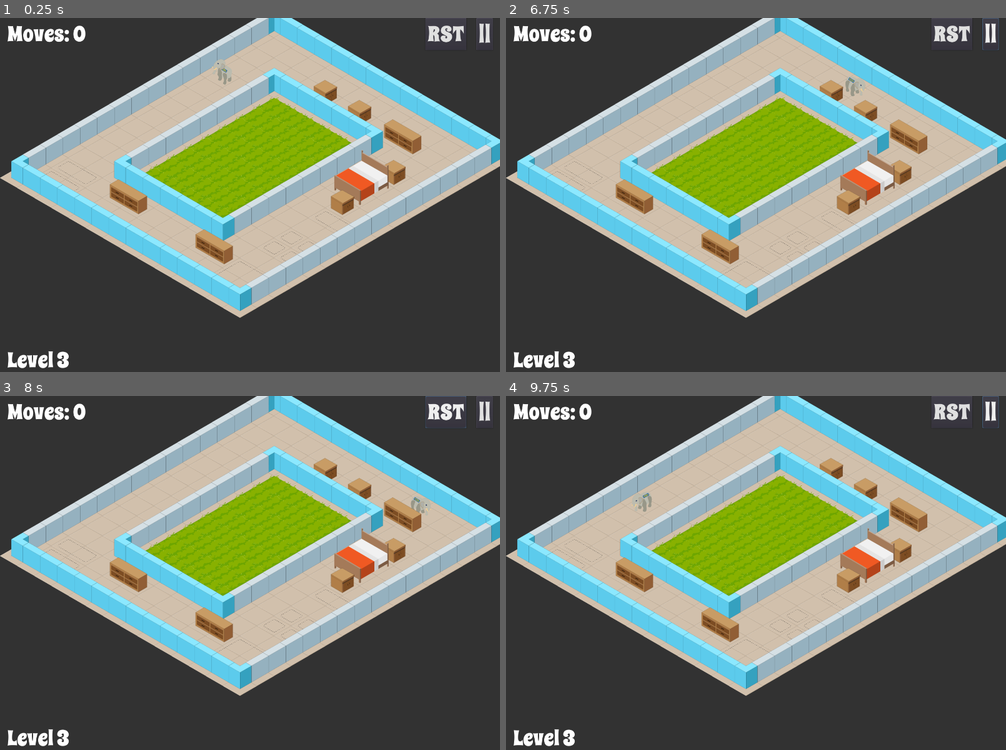
Above: before the commit, frames 1-4 (two rows, left to right).
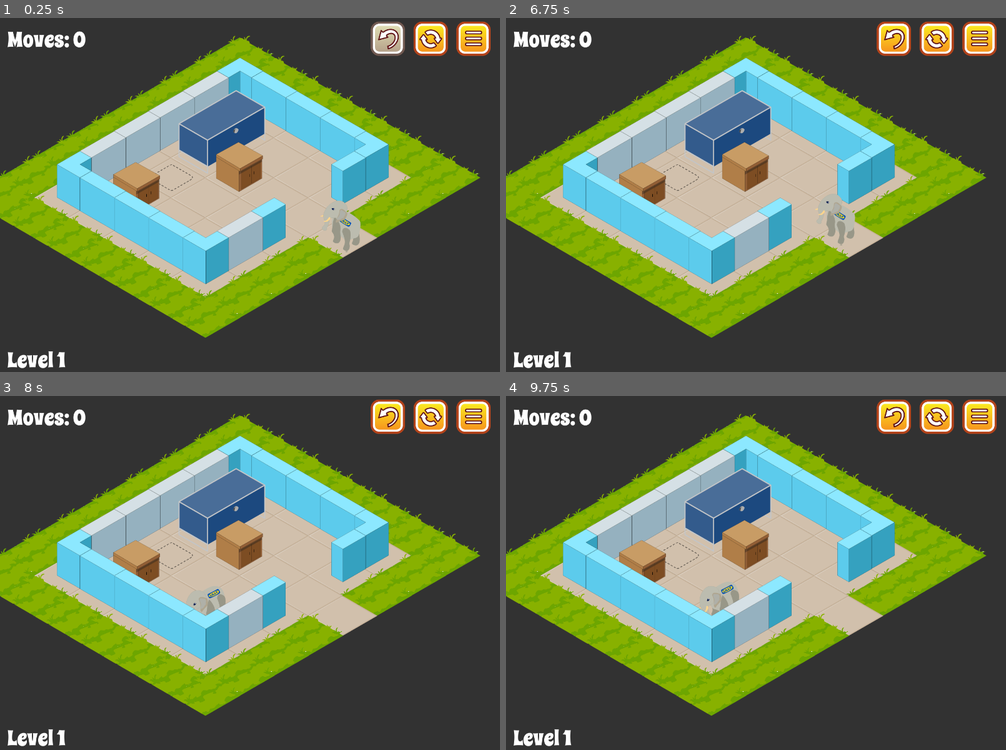
Above: after the commit, the same moments.

Repository: tripodsan/elephant-game
Game: Godot game, scene res://main.tscn
Same seed, same stepped clock (60 frames per second), same inputs: the game is played once before the commit and once after it.
Inputs (mouse positions are in pixels of both pictures, inside the frame that each line leads up to; where the layout moved, square brackets give the same spot in the first picture):
- Up to frame 1 (0.25 s): no input
- Up to frame 2 (6.75 s): click (936, 39) [951, 35] at 0.5 s; click (981, 39) [991, 35] at 1.25 s; click (936, 39) [951, 35] at 2 s; click (936, 39) [951, 35] at 2.75 s; tap Enter at 3.5 s; move the mouse to (866, 177) at 3.52 s; hold Right (move_right) 3.53-4.25 s; hold Z (ui_undo, bound only after the commit) 3.53-4.25 s; click (866, 177) at 3.67 s; click (896, 39) at 4.27 s; move the mouse to (656, 212) at 5.02 s; hold Down (move_down) 5.03-5.78 s; tap Z (ui_undo, bound only after the commit) at 5.1, 6.6 s; click (656, 212) at 5.17 s; move the mouse to (806, 117) at 5.77 s; hold Right (move_right) 5.78-6.53 s; hold Z (ui_undo, bound only after the commit) 5.78-6.53 s; click (806, 117) at 5.92 s; tap Space at 6.5 s; move the mouse to (731, 269) at 6.52 s; hold W (move_up) from 6.53 s (still down); click (731, 269) at 6.67 s
- Up to frame 3 (8 s): move the mouse to (400, 629) at 7.27 s; release W (move_up) at 7.28 s; hold Left (move_left) from 7.28 s (still down); hold Z (ui_undo, bound only after the commit) from 7.28 s (still down); click (400, 629) at 7.42 s
- Up to frame 4 (9.75 s): tap Enter at 8 s; move the mouse to (606, 519) at 8.02 s; release Z (ui_undo, bound only after the commit) at 8.03 s; tap Z (ui_undo, bound only after the commit) at 8.1, 9.6 s; click (606, 519) at 8.17 s; move the mouse to (781, 573) at 8.77 s; release Left (move_left) at 8.78 s; hold Down (move_down) 8.78-9.53 s; hold Z (ui_undo, bound only after the commit) 8.78-9.53 s; click (781, 573) at 8.92 s; move the mouse to (681, 484) at 9.52 s; hold Right (move_right) from 9.53 s (still down); click (681, 484) at 9.67 s

The runs differ from the first frame. In frame 1, 50% of the frame differs, in the area x 0-100%, y 0-99%; in frame 2, 50%; in frame 3, 50%; in frame 4, 50%.

Commit message:
adding undo and buttons

Diff:
--- a/main.tscn
+++ b/main.tscn
@@ -1,9 +1,21 @@
-[gd_scene load_steps=6 format=2]
+[gd_scene load_steps=18 format=2]
 
 [ext_resource path="res://levels/level0.tscn" type="PackedScene" id=1]
 [ext_resource path="res://scripts/hud.gd" type="Script" id=2]
+[ext_resource path="res://assets/ui/restart-pres.png" type="Texture" id=3]
 [ext_resource path="res://scripts/game.gd" type="Script" id=4]
 [ext_resource path="res://themes/hud.tres" type="Theme" id=5]
+[ext_resource path="res://assets/ui/restart-hov.png" type="Texture" id=6]
+[ext_resource path="res://assets/ui/restart-def.png" type="Texture" id=7]
+[ext_resource path="res://assets/ui/restart-dis.png" type="Texture" id=8]
+[ext_resource path="res://assets/ui/menu-def.png" type="Texture" id=9]
+[ext_resource path="res://assets/ui/menu-pres.png" type="Texture" id=10]
+[ext_resource path="res://assets/ui/menu-hov.png" type="Texture" id=11]
+[ext_resource path="res://assets/ui/menu-dis.png" type="Texture" id=12]
+[ext_resource path="res://assets/ui/undo-pres.png" type="Texture" id=13]
+[ext_resource path="res://assets/ui/undo-hov.png" type="Texture" id=14]
+[ext_resource path="res://assets/ui/undo-dis.png" type="Texture" id=15]
+[ext_resource path="res://assets/ui/undo-def.png" type="Texture" id=16]
 
 [sub_resource type="StyleBoxEmpty" id=1]
 
@@ -15,71 +27,111 @@
 [node name="game_screen" type="Control" parent="canvas"]
 anchor_right = 1.0
 anchor_bottom = 1.0
+mouse_filter = 2
 script = ExtResource( 2 )
 
 [node name="hud" type="MarginContainer" parent="canvas/game_screen"]
 anchor_right = 1.0
 anchor_bottom = 1.0
+mouse_filter = 2
 custom_constants/margin_right = 20
+custom_constants/margin_top = 10
 custom_constants/margin_left = 20
 
 [node name="GridContainer" type="VBoxContainer" parent="canvas/game_screen/hud"]
 margin_left = 20.0
+margin_top = 10.0
 margin_right = 1380.0
 margin_bottom = 1000.0
+mouse_filter = 2
 
 [node name="HBoxContainer" type="HBoxContainer" parent="canvas/game_screen/hud/GridContainer"]
 margin_right = 1360.0
-margin_bottom = 90.0
+margin_bottom = 102.0
+mouse_filter = 2
 
 [node name="labMoves" type="Label" parent="canvas/game_screen/hud/GridContainer/HBoxContainer"]
-margin_top = 3.0
+margin_top = 9.0
 margin_right = 221.0
-margin_bottom = 87.0
+margin_bottom = 93.0
 theme = ExtResource( 5 )
 text = "Moves: 0"
 
 [node name="spacer" type="Control" parent="canvas/game_screen/hud/GridContainer/HBoxContainer"]
 margin_left = 225.0
-margin_right = 1167.0
-margin_bottom = 90.0
+margin_right = 1014.0
+margin_bottom = 102.0
 grow_horizontal = 2
+mouse_filter = 2
 size_flags_horizontal = 3
 
-[node name="btnRestart" type="Button" parent="canvas/game_screen/hud/GridContainer/HBoxContainer"]
-margin_left = 1171.0
-margin_right = 1286.0
-margin_bottom = 90.0
+[node name="btnUndo" type="TextureButton" parent="canvas/game_screen/hud/GridContainer/HBoxContainer"]
+margin_left = 1018.0
+margin_right = 1120.0
+margin_bottom = 102.0
+hint_tooltip = "Undo"
 theme = ExtResource( 5 )
-text = "RST"
+texture_normal = ExtResource( 16 )
+texture_pressed = ExtResource( 13 )
+texture_hover = ExtResource( 14 )
+texture_disabled = ExtResource( 15 )
+stretch_mode = 5
+
+[node name="spacer3" type="VSeparator" parent="canvas/game_screen/hud/GridContainer/HBoxContainer"]
+margin_left = 1124.0
+margin_right = 1134.0
+margin_bottom = 102.0
+grow_horizontal = 2
+mouse_filter = 1
+size_flags_horizontal = 0
+custom_constants/separation = 10
+custom_styles/separator = SubResource( 1 )
+
+[node name="btnRestart" type="TextureButton" parent="canvas/game_screen/hud/GridContainer/HBoxContainer"]
+margin_left = 1138.0
+margin_right = 1240.0
+margin_bottom = 102.0
+hint_tooltip = "Restart"
+theme = ExtResource( 5 )
+texture_normal = ExtResource( 7 )
+texture_pressed = ExtResource( 3 )
+texture_hover = ExtResource( 6 )
+texture_disabled = ExtResource( 8 )
+stretch_mode = 5
 
 [node name="spacer2" type="VSeparator" parent="canvas/game_screen/hud/GridContainer/HBoxContainer"]
-margin_left = 1290.0
-margin_right = 1310.0
-margin_bottom = 90.0
+margin_left = 1244.0
+margin_right = 1254.0
+margin_bottom = 102.0
 grow_horizontal = 2
 size_flags_horizontal = 0
-custom_constants/separation = 20
+custom_constants/separation = 10
 custom_styles/separator = SubResource( 1 )
 
-[node name="btnMenu" type="Button" parent="canvas/game_screen/hud/GridContainer/HBoxContainer"]
-margin_left = 1314.0
+[node name="btnMenu" type="TextureButton" parent="canvas/game_screen/hud/GridContainer/HBoxContainer"]
+margin_left = 1258.0
 margin_right = 1360.0
-margin_bottom = 90.0
+margin_bottom = 102.0
+hint_tooltip = "Menu"
 theme = ExtResource( 5 )
-text = "||"
+texture_normal = ExtResource( 9 )
+texture_pressed = ExtResource( 10 )
+texture_hover = ExtResource( 11 )
+texture_disabled = ExtResource( 12 )
+stretch_mode = 5
 
 [node name="spacer" type="Control" parent="canvas/game_screen/hud/GridContainer"]
-margin_top = 94.0
+margin_top = 106.0
 margin_right = 1360.0
-margin_bottom = 912.0
+margin_bottom = 902.0
 grow_vertical = 2
+mouse_filter = 2
 size_flags_vertical = 3
 
 [node name="labLevel" type="Label" parent="canvas/game_screen/hud/GridContainer"]
-margin_top = 916.0
+margin_top = 906.0
 margin_right = 1360.0
-margin_bottom = 1000.0
+margin_bottom = 990.0
 theme = ExtResource( 5 )
 text = "Level 1	"
 
@@ -87,15 +139,18 @@
 visible = false
 anchor_right = 1.0
 anchor_bottom = 1.0
+mouse_filter = 1
 
 [node name="ColorRect" type="ColorRect" parent="canvas/levelComplete"]
 anchor_right = 1.0
 anchor_bottom = 1.0
+mouse_filter = 2
 color = Color( 0, 0, 0, 0.768627 )
 
 [node name="CenterContainer" type="CenterContainer" parent="canvas/levelComplete"]
 anchor_right = 1.0
 anchor_bottom = 1.0
+mouse_filter = 1
 
 [node name="VBoxContainer" type="VBoxContainer" parent="canvas/levelComplete/CenterContainer"]
 margin_left = 502.0
@@ -123,5 +178,6 @@
 
 [node name="level0" parent="board" instance=ExtResource( 1 )]
 
+[connection signal="pressed" from="canvas/game_screen/hud/GridContainer/HBoxContainer/btnUndo" to="." method="_on_btnUndo_pressed"]
 [connection signal="pressed" from="canvas/game_screen/hud/GridContainer/HBoxContainer/btnRestart" to="." method="_on_btnRestart_pressed"]
 [connection signal="pressed" from="canvas/levelComplete/CenterContainer/VBoxContainer/btnNext" to="." method="_on_btnNext_pressed"]
--- a/project.godot
+++ b/project.godot
@@ -38,7 +38,6 @@
 
 window/size/width=1400
 window/size/height=1000
-window/dpi/allow_hidpi=true
 window/stretch/aspect="keep"
 
 [gui]
@@ -71,6 +70,11 @@
 , Object(InputEventKey,"resource_local_to_scene":false,"resource_name":"","device":0,"alt":false,"shift":false,"control":false,"meta":false,"command":false,"pressed":false,"scancode":0,"physical_scancode":68,"unicode":0,"echo":false,"script":null)
  ]
 }
+ui_undo={
+"deadzone": 0.5,
+"events": [ Object(InputEventKey,"resource_local_to_scene":false,"resource_name":"","device":0,"alt":false,"shift":false,"control":false,"meta":false,"command":false,"pressed":false,"scancode":0,"physical_scancode":90,"unicode":0,"echo":false,"script":null)
+ ]
+}
 
 [physics]
 
--- a/scripts/game.gd
+++ b/scripts/game.gd
@@ -16,7 +16,7 @@
 
 func _ready() -> void:
   assert(!Globals.connect('level_complete', self, '_level_complete'))
-  load_level(2)
+  load_level(0)
 
 func load_level(lvl:int):
   current_level = lvl
@@ -38,3 +38,6 @@
 
 func _on_btnNext_pressed() -> void:
   load_level((current_level + 1) % LEVELS.size())
+
+func _on_btnUndo_pressed() -> void:
+  Globals.emit_signal('undo_move')
--- a/scripts/globals.gd
+++ b/scripts/globals.gd
@@ -4,9 +4,13 @@
 
 signal moves_changed(moves)
 
+signal history_changed(size)
+
 signal level_loaded(level_nr)
 
 signal level_complete(moves)
+
+signal undo_move()
 
 const GRID_DX := 64
 const GRID_DX2 := 32
--- a/scripts/hud.gd
+++ b/scripts/hud.gd
@@ -2,13 +2,19 @@
 
 onready var labMoves:Label = $hud/GridContainer/HBoxContainer/labMoves
 onready var labLevel:Label = $hud/GridContainer/labLevel
+onready var btnUndo:TextureButton = $hud/GridContainer/HBoxContainer/btnUndo
 
 func _ready() -> void:
   assert(!Globals.connect('moves_changed', self, '_update_moves'))
   assert(!Globals.connect('level_loaded', self, '_level_loaded'))
+  assert(!Globals.connect('history_changed', self, '_history_changed'))
 
 func _update_moves(moves:int):
   labMoves.text = 'Moves: %d' % moves
 
 func _level_loaded(level:int):
   labLevel.text = 'Level %d' % (level + 1)
+  btnUndo.disabled = true
+
+func _history_changed(size:int):
+  btnUndo.disabled = size == 0
--- a/scripts/world.gd
+++ b/scripts/world.gd
@@ -28,6 +28,10 @@
 ## the current move path
 var move_path:Array = []
 
+## the move history
+## @type Array<Move>
+var move_history:Array = []
+
 ## number of box moves
 var moves:int = 0 setget set_moves
 
@@ -38,11 +42,11 @@
 var level_complete:bool
 
 func _ready() -> void:
-  print('tilemap rect ', level.get_used_rect())
   generate_sprites()
   generate_nav()
   move_tween = Tween.new()
   assert(!move_tween.connect('tween_all_completed', self, '_move_completed'))
+  assert(!Globals.connect('undo_move', self, '_undo_move'))
   add_child(move_tween)
   self.moves = 0
 
@@ -150,22 +154,16 @@
   # check if box is in the way
   var box = get_box(newPos)
   if box:
-    var oldP = box.positions
     if !box_move(box, dir):
+      Globals.emit_signal('history_changed', move_history.size())
       move_path.clear()
       return
-    #print('moved box to %s', f)
     # box moved
-    # update nav accordingly. first enable all old positions
-    for p in oldP:
-      nav.set_point_disabled(nav.get_closest_point(p, true), false)
-    # then disble new positions
-    for p in box.positions:
-      nav.set_point_disabled(nav.get_closest_point(p, true), true)
-
     move_tween.interpolate_property(box, 'position', box.transform.origin,
       level.map_to_world(box.pos), 0.4, Tween.TRANS_QUAD, Tween.EASE_IN_OUT)
 
+  move_history.push_back(Move.new(dir, box))
+  Globals.emit_signal('history_changed', move_history.size())
   var ease_type = 0
   if move_path.size() == 0:
     # if move is finished, ease out
@@ -184,31 +182,41 @@
   was_moving = move_path.size() > 0
   #print('moved to %s facing %d. tile is %d' % [player.pos, dir, level.get_cellv(player.pos)])
 
-func box_move(f:Box, dir:int)->bool:
+func box_move(box:Box, dir:int)->bool:
   # check that all points of the box can move
-  for p in f.positions:
+  for p in box.positions:
     var newPos = p + Globals.DIRS[dir]
     if level.get_cellv(newPos) == TILE_WALL:
       return false
     if background.get_cellv(newPos) == -1:
       return false
     var other = get_box(newPos)
-    if other && other != f:
+    if other && other != box:
       return false
 
   # if box is on target, remove it
-  if targets.has(f.pos):
-    targets[f.pos].target_box = null
+  if targets.has(box.pos):
+    targets[box.pos].target_box = null
+
+  # before move, remember positions
+  var oldP = box.positions
 
   # move box
-  f.pos += Globals.DIRS[dir]
+  box.pos += Globals.DIRS[dir]
   self.moves += 1
 
+  # update nav accordingly. first enable all old positions
+  for p in oldP:
+    nav.set_point_disabled(nav.get_closest_point(p, true), false)
+  # then disble new positions
+  for p in box.positions:
+    nav.set_point_disabled(nav.get_closest_point(p, true), true)
+
   # check if box was moved on target
-  if targets.has(f.pos):
-    var t:Box = targets[f.pos]
-    if t.dim == f.dim:
-      t.target_box = f
+  if targets.has(box.pos):
+    var t:Box = targets[box.pos]
+    if t.dim == box.dim:
+      t.target_box = box
 
   # check if all targets covered
   for t in targets.values():
@@ -218,6 +226,27 @@
   print('level complete!')
   level_complete = true
   return true
+
+func _undo_move()->void:
+  if move_history.size() == 0 || level_complete || player_is_moving():
+    return
+  var last:Move = move_history.pop_back()
+  Globals.emit_signal('history_changed', move_history.size())
+  var dir = (last.dir + 2) % 4
+  player.set_dir(last.dir)
+  var pos = player.pos + Gobals.DIRS[dir]
+  player.move_to(pos)
+  # move box also back if needed
+  if last.box:
+    assert(box_move(last.box, dir), 'undo box move must always be possible')
+    move_tween.interpolate_property(last.box, 'position', last.box.transform.origin,
+      level.map_to_world(last.box.pos), 0.4, Tween.TRANS_QUAD, Tween.EASE_IN_OUT)
+
+  move_tween.interpolate_property(player, 'position',
+    player.transform.origin, grid2cart(pos),
+    0.4, Tween.TRANS_QUAD, Tween.EASE_IN_OUT)
+  move_tween.start()
+  was_moving = false
 
 func _move_completed()->void:
   if level_complete:
@@ -225,7 +254,7 @@
   else:
     next_move()
 
-func _input(event:InputEvent)->void:
+func _unhandled_input(event:InputEvent)->void:
   if event.is_action_pressed('move_up'):
     fast_travel = false
     player_move(0)
@@ -238,6 +267,8 @@
   if event.is_action_pressed('move_left'):
     fast_travel = false
     player_move(3)
+  if event.is_action_pressed('ui_undo'):
+    _undo_move()
   if event is InputEventMouseButton:
     if event.pressed:
       var pos = get_local_mouse_position()
@@ -299,3 +330,14 @@
 
   func _to_string() -> String:
     return '%s %s' % [name, pos]
+
+
+class Move:
+  ## direction of the move
+  var dir:int
+  ## moved box
+  var box:Box
+
+  func _init(dir:int, box:Box = null):
+    self.dir = dir
+    self.box = box
Binary file added: assets/ui.png
Not shown, added: assets/ui.png.import
Binary file added: assets/ui/menu-def.png
Not shown, added: assets/ui/menu-def.png.import
Binary file added: assets/ui/menu-dis.png
Not shown, added: assets/ui/menu-dis.png.import
Binary file added: assets/ui/menu-hov.png
Not shown, added: assets/ui/menu-hov.png.import
Binary file added: assets/ui/menu-pres.png
Not shown, added: assets/ui/menu-pres.png.import
Binary file added: assets/ui/restart-def.png
Not shown, added: assets/ui/restart-def.png.import
(and 14 more such lines)
